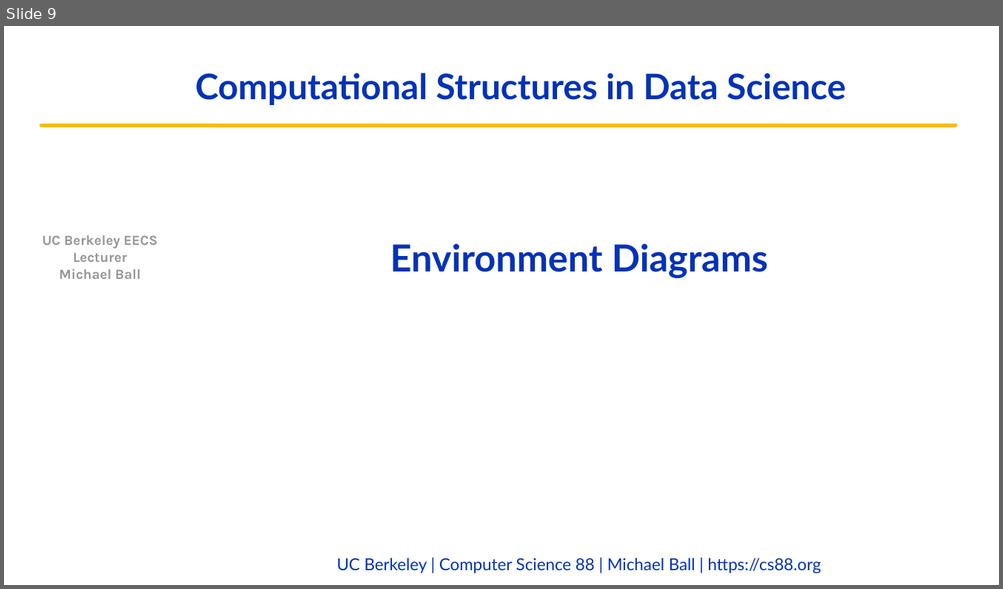
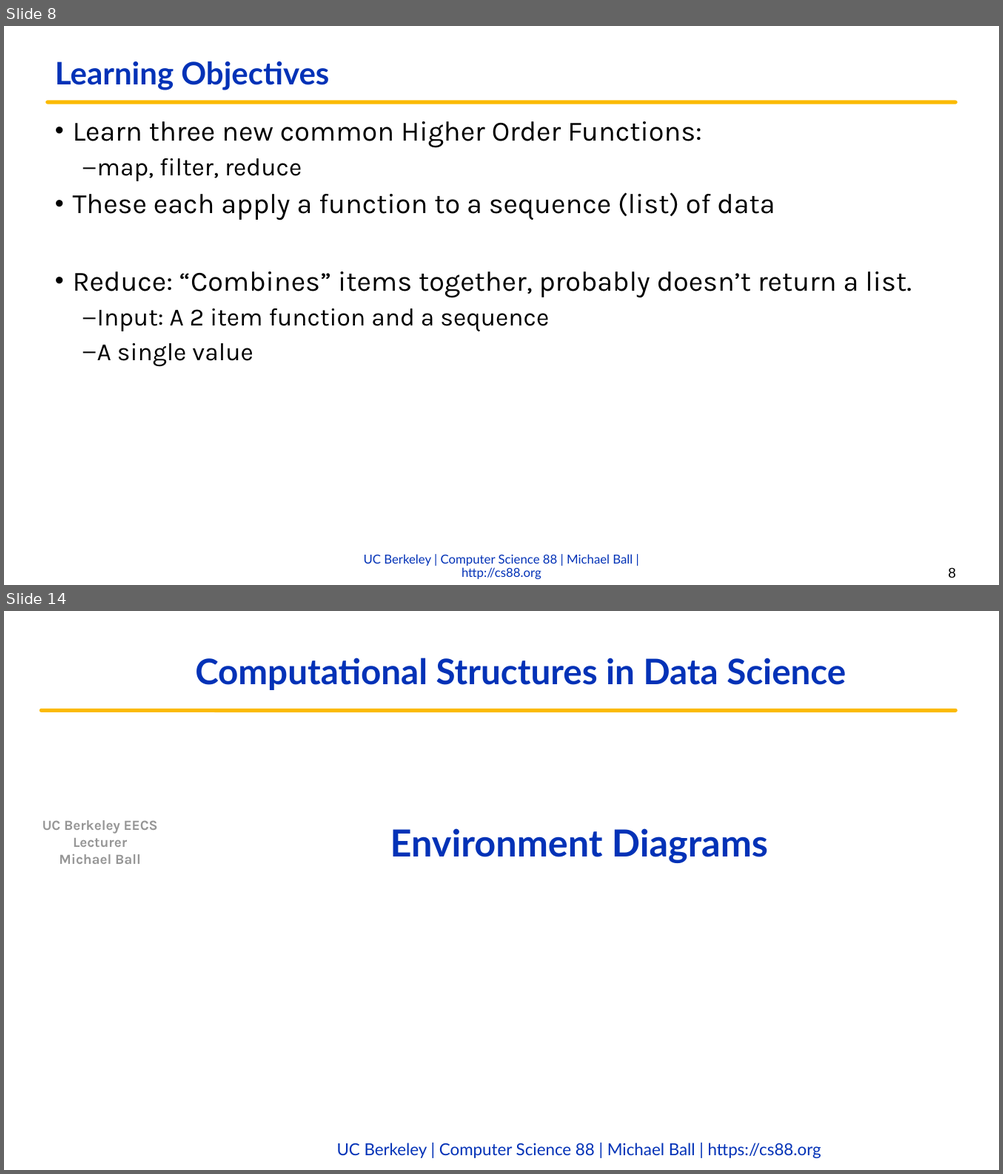
Before and after one commit to cs88-website/fa22, a slide deck: assets/slides/fa22/07-HOFs_Environments.pptx. Shown one above the other, each under a label of ours: slide 9 before the commit, slides 8 and 14 after it; the slides between them are not shown. The pictures are 1003x589 and 1003x1174 pixels, drawn with LibreOffice and Linux fonts; fonts in the diff are those of the drawing; background and template pictures are left out. Boxes give left, top, right and bottom in pixels: in the first picture for what was removed or moved away, otherwise in the second. Text is boxed around its words. In the diff, an @@ line names an element or a change of style, - is before the commit and + after.

```diff
--- a/assets/slides/fa22/07-HOFs_Environments.pptx
+++ b/assets/slides/fa22/07-HOFs_Environments.pptx
@@ slide 8 added at bbox=[4, 26, 999, 585], background #FFFFFF @@
@@ title added at bbox=[55, 61, 329, 90], 30 pt, text #0332B7, bold @@
+Learning Objectives
@@ freeform shape added at bbox=[47, 102, 956, 102], outline #FBBA03 3.75 pt @@
@@ text added at bbox=[73, 121, 911, 366], 27 pt, text #000000 @@
+• Learn three new common Higher Order Functions:
+  – map, filter, reduce
+• These each apply a function to a sequence (list) of data
+• Reduce: “Combines” items together, probably doesn’t return a list.
+  – Input: A 2 item function and a sequence
+  – A single value
@@ text added at bbox=[364, 554, 632, 580], 12 pt, text #0332B7 @@
+UC Berkeley | Computer Science 88 | Michael Ball | http://cs88.org
@@ page number added at bbox=[948, 568, 956, 578], 13.5 pt, text #000000 @@
+8
@@ what was slide 9 is now slide 14 @@
```
Also in this commit, not shown: 4 slides changed, 9 other slides added, 5 slides removed, 5 other files.
